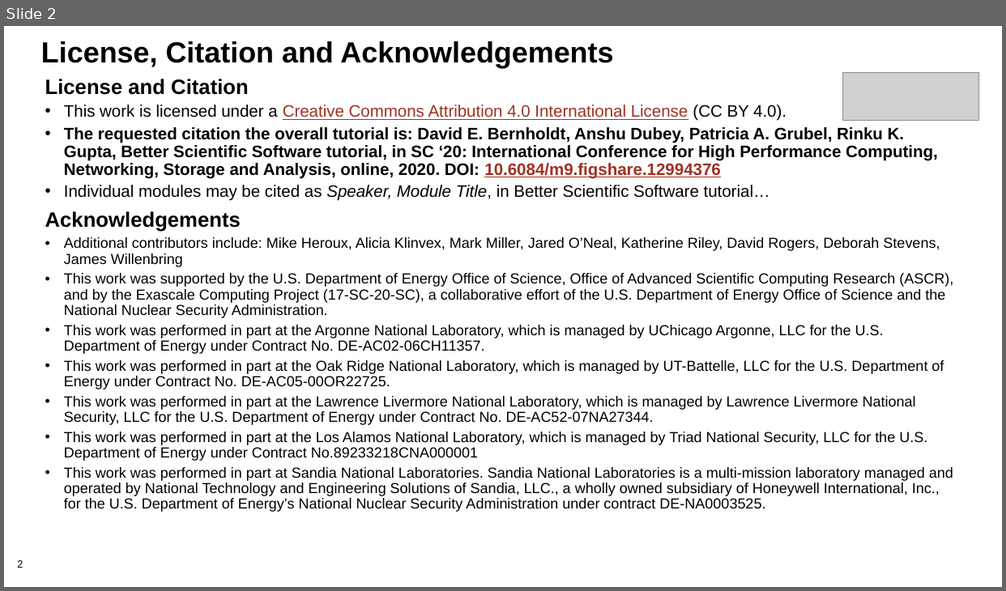
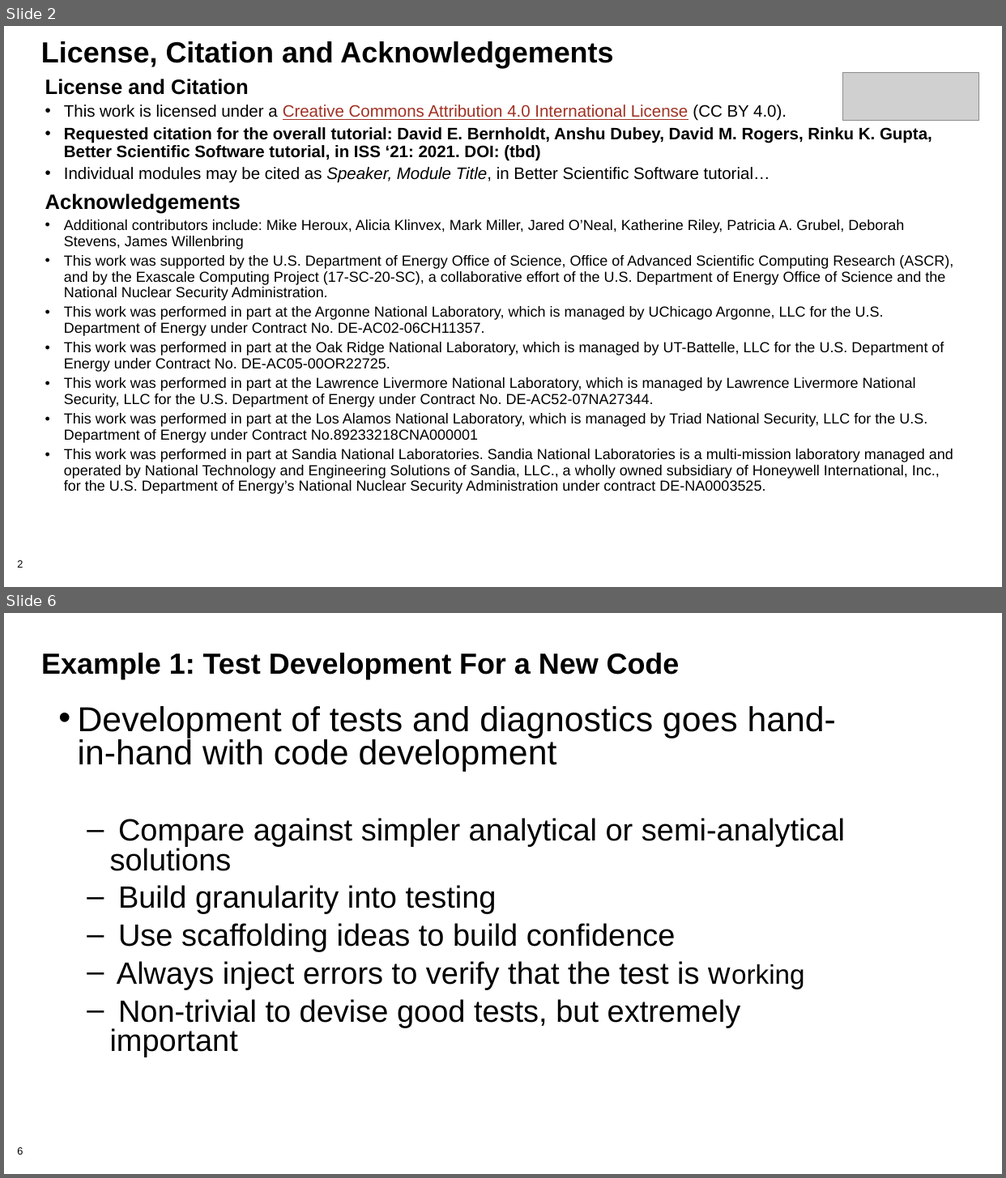
Before and after one commit to bssw-tutorial/presentations, a slide deck: final-presentations/2021-03-25-iss/06-testing2.pptx. Shown one above the other, each under a label of ours: slide 2 before the commit, slides 2 and 6 after it; the slides between them are not shown. The pictures are 1006x591 and 1006x1178 pixels, drawn with LibreOffice and Linux fonts; fonts in the diff are those of the drawing; grey boxes stand for pictures; background and template pictures are left out. Boxes give left, top, right and bottom in pixels: in the first picture for what was removed or moved away, otherwise in the second. Text is boxed around its words. In the diff, an @@ line names an element or a change of style, - is before the commit and + after.

Commit message:
Added testing talks.

```diff
--- a/final-presentations/2021-03-25-iss/06-testing2.pptx
+++ b/final-presentations/2021-03-25-iss/06-testing2.pptx
@@ slide 6 added at [4,613,1002,1174], background #FFFFFF; not listed: 1 template element that a slide beside it also shows @@
@@ title added at [41,653,680,679], 28 pt, text #000000, bold @@
+Example 1: Test Development For a New Code
@@ text added at [78,706,845,1057], 29.6 pt, text #000000 @@
+• Development of tests and diagnostics goes hand-in-hand with code development
+  – Compare against simpler analytical or semi-analytical solutions
+  – Build granularity into testing
+  – Use scaffolding ideas to build confidence
+  – Always inject errors to verify that the test is working
+  – Non-trivial to devise good tests, but extremely important
@@ slide 2 changed as well @@
@@ text at [64,127,932,161]: text changed @@
-• The requested citation the overall tutorial is: David E. Bernholdt, Anshu Dubey, Patricia A. Grubel, Rinku K. Gupta, Better Scientific Software tutorial, in SC ‘20: International Conference for High Performance Computing, Networking, Storage and Analysis, online, 2020. DOI: 10.6084/m9.figshare.12994376
+• Requested citation for the overall tutorial: David E. Bernholdt, Anshu Dubey, David M. Rogers, Rinku K. Gupta, Better Scientific Software tutorial, in ISS ‘21: 2021. DOI: (tbd)
@@ text at [64,220,904,250]: text changed @@
-• Additional contributors include: Mike Heroux, Alicia Klinvex, Mark Miller, Jared O’Neal, Katherine Riley, David Rogers, Deborah Stevens, James Willenbring
+• Additional contributors include: Mike Heroux, Alicia Klinvex, Mark Miller, Jared O’Neal, Katherine Riley, Patricia A. Grubel, Deborah Stevens, James Willenbring
```
Also in this commit, not shown: 7 other slides changed, 4 other slides added.
